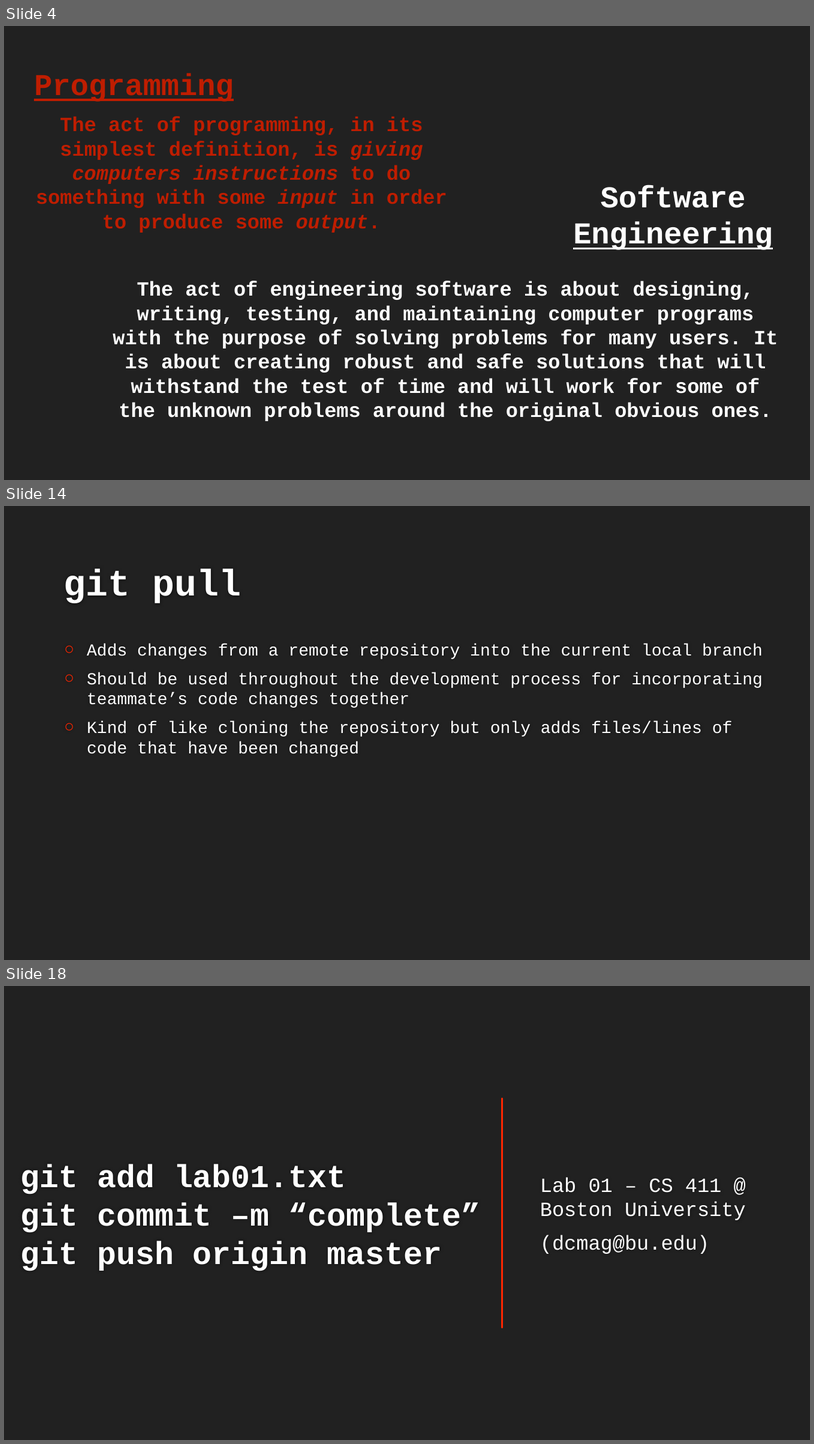
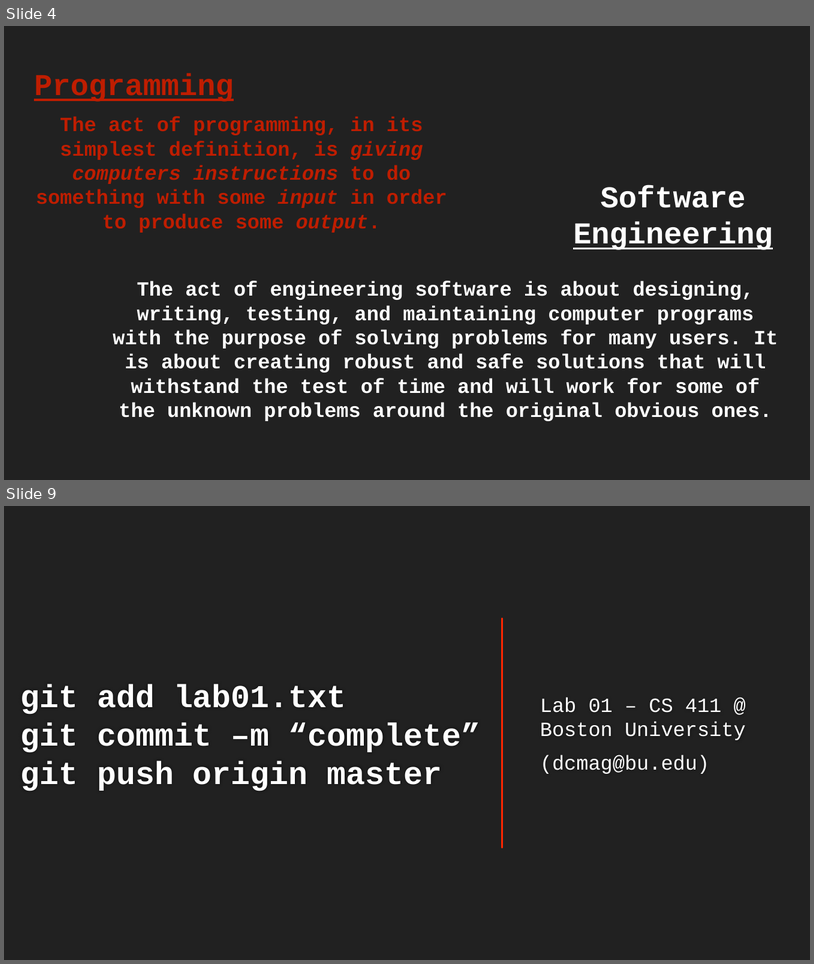
Before and after one commit to dcmaglione/bu-cs411-spring24, a slide deck: lab_slides/Lab-01/Lab-01.pptx. Shown one above the other, each under a label of ours: slides 4, 14 and 18 before the commit, slides 4 and 9 after it; the slides between them are not shown. The pictures are 814x1444 and 814x964 pixels, drawn with LibreOffice and Linux fonts; fonts in the diff are those of the drawing; background and template pictures are left out. Boxes give left, top, right and bottom in pixels: in the first picture for what was removed or moved away, otherwise in the second. Text is boxed around its words. In the diff, an @@ line names an element or a change of style, - is before the commit and + after.

```diff
--- a/lab_slides/Lab-01/Lab-01.pptx
+++ b/lab_slides/Lab-01/Lab-01.pptx
@@ slide 14 removed at box(4, 506, 810, 960), background #212121 @@
@@ title removed at box(63, 569, 241, 603) @@
-git pull
@@ text removed at box(87, 643, 763, 757) @@
-○ Adds changes from a remote repository into the current local branch
-○ Should be used throughout the development process for incorporating teammate’s code changes together
-○ Kind of like cloning the repository but only adds files/lines of code that have been changed
@@ what was slide 18 is now slide 9 @@
```
Also in this commit, not shown: 1 slide changed, 4 slides added, 12 other slides removed, 4 other files.
